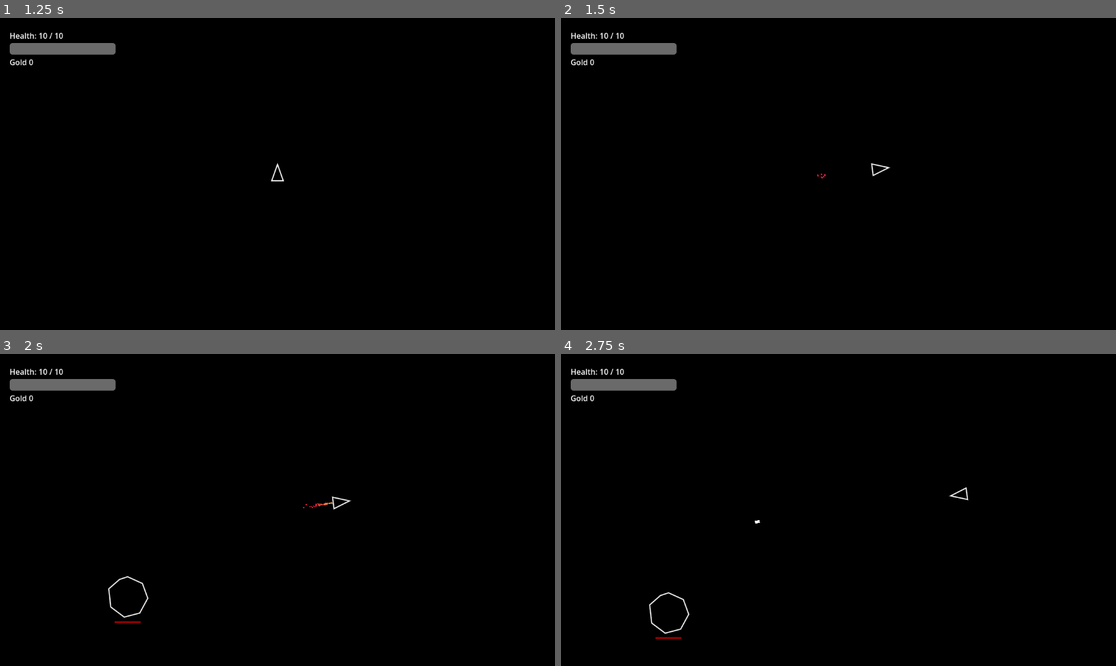
Above: before the commit, frames 1-4 (two rows, left to right).
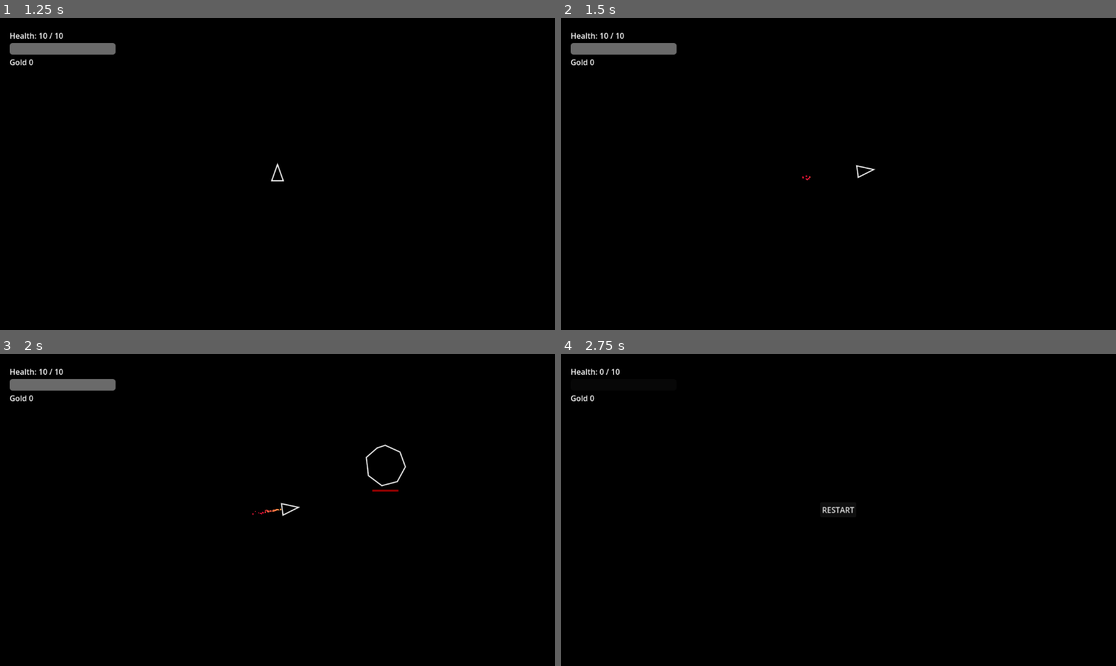
Above: after the commit, the same moments.

Repository: Jarmahent/RogueInvader
Game: Godot game, scene res://main.tscn
Two runs of this game, one before a commit and one after it. Both use one fixed random seed, a clock stepped at 60 frames per second and the inputs below.
Inputs (mouse positions are in pixels of both pictures, inside the frame that each line leads up to):
- Up to frame 1 (1.25 s): click "Start" at 0.5 s
- Up to frame 2 (1.5 s): tap Enter at 1.25 s; move the mouse to (960, 158) at 1.27 s; hold W (thrust) from 1.28 s (still down); tap Space (dash) at 1.35 s
- Up to frame 3 (2 s): keep holding W (thrust)
- Up to frame 4 (2.75 s): move the mouse to (727, 525) at 2.02 s; release W (thrust) at 2.03 s; click (727, 525) at 2.1 s

Frame 1 is identical in both runs. In frame 2, 0.1% of the frame differs, in the area x 43-60%, y 46-53%; in frame 3, 0.5%; in frame 4, 1.1%, in the area x 1-74%, y 4-92%.

Commit message:
Implemented fixed camera on player

Diff:
--- a/entities/asteroid/asteroid.gd
+++ b/entities/asteroid/asteroid.gd
@@ -9,19 +9,21 @@
 
 # _ready() recalculates max_health from size_multiplier for each asteroid.
 @export_range(0, 100) var gold_drop_chance: int = 100
-@export var gold_reward: int = 3
+@export var gold_reward: int = 1
 @export var max_health: int = 30
 @export var min_drift_speed: float = 40.0
 @export var max_drift_speed: float = 300.0
 @export var size_multiplier: float = 2.0
 @export var damage_per_speed: float = 0.1
 @export var minimum_contact_damage: int = 5
+@export var offscreen_despawn_delay: float = 5.0
+
 
 @onready var health_bar: ProgressBar = $HealthBar
 @onready var explosion: CPUParticles2D = $Explosion
 
 var health: int
-
+var time_offscreen: float = 0.0
 
 func _ready() -> void:
 	# Rigid bodies need contact monitoring to emit body_entered.
@@ -57,21 +59,6 @@
 		30.0 * size_multiplier + 8.0
 	)
 
-# Wrap position through the physics state so the rigid body reappears at
-# the opposite edge while keeping its rotation and velocity.
-func _integrate_forces(state: PhysicsDirectBodyState2D) -> void:
-	var screen_size := get_viewport_rect().size
-	var wrapped_transform := state.transform
-	wrapped_transform.origin.x = wrapf(
-		wrapped_transform.origin.x, 0.0, screen_size.x
-	)
-
-	wrapped_transform.origin.y = wrapf(
-		wrapped_transform.origin.y, 0.0, screen_size.y
-	)
-
-	state.transform = wrapped_transform
-
 # Apply contact damage to a character body that can take damage. The ship
 # also checks its slide collisions and uses a brief window to reject repeat hits.
 func _on_body_entered(body: Node) -> void:
@@ -97,6 +84,21 @@
 		points[index] *= size_multiplier
 
 	draw_polyline(points, Color.WHITE, 2.0, true)
+
+func _physics_process(delta: float) -> void:
+	var screen_to_world := get_canvas_transform().affine_inverse()
+	var visible_rect: Rect2 = screen_to_world * get_viewport_rect()
+
+	var asteroid_radius := 30.0 * size_multiplier
+	var visibility_bound := visible_rect.grow(asteroid_radius)
+
+	if visibility_bound.has_point(global_position):
+		time_offscreen = 0.0
+	else:
+		time_offscreen += delta
+
+		if time_offscreen >= offscreen_despawn_delay:
+			queue_free()
 
 
 func _play_explosion() -> void:
--- a/entities/player/player.gd
+++ b/entities/player/player.gd
@@ -37,13 +37,14 @@
 var damage_protection_remaining = 0.0
 
 func _ready() -> void:
+
 	health = max_health
 
 	# Treat all collision surfaces as walls, with no floor.
 	motion_mode = CharacterBody2D.MOTION_MODE_FLOATING
 
 	# Start in the middle of the game window.
-	position = get_viewport_rect().size / 2.0
+	position = Vector2.ZERO
 
 # Draw the triangle in local coordinates. Negative Y is the ship's nose.
 func _draw() -> void:
@@ -117,10 +118,7 @@
 		if dash_time_left == 0.0:
 			velocity = pre_dash_velocity
 
-	# Wrap each axis so the ship reappears on the opposite edge.
-	var screen_size := get_viewport_rect().size
-	position.x = wrapf(position.x, 0.0, screen_size.x)
-	position.y = wrapf(position.y, 0.0, screen_size.y)
+
 
 	# Holding fire repeats shots at the configured interval.
 	fire_cooldown = maxf(fire_cooldown - delta, 0.0)
--- a/entities/player/player.tscn
+++ b/entities/player/player.tscn
@@ -33,3 +33,7 @@
 scale_amount_min = 2.0
 scale_amount_max = 3.0
 color_ramp = SubResource("Gradient_c3vuw")
+
+[node name="Camera2D" type="Camera2D" parent="." unique_id=1685383406]
+limit_smoothed = true
+position_smoothing_enabled = true
--- a/levels/arena/game.gd
+++ b/levels/arena/game.gd
@@ -18,7 +18,7 @@
 
 var gold: int = 0
 var asteroids_destroyed: int = 0
-var stage_targets: Array[int] = [15, 30, 45, 100, 150]
+var stage_targets: Array[int] = [5, 30, 45, 100, 150]
 var stage_index: int = 0
 var stage_kills: int = 0
 var stage_active: bool = true
@@ -111,6 +111,11 @@
 		]
 	)
 
+func get_camera_world_rect() -> Rect2:
+	var screen_to_world := get_canvas_transform().affine_inverse()
+	return screen_to_world * get_viewport_rect()
+
+
 
 func _on_market_continue_requested() -> void:
 	if stage_index + 1 >= stage_targets.size():
@@ -131,28 +136,46 @@
 
 # Choose a point in the opposite screen quadrant based on the ship's position.
 func spawn_asteroid() -> void:
-	var screen_size := get_viewport_rect().size
-	var ship_position: Vector2 = $Ship.position
+	var ship := get_node_or_null("Ship")
+	if ship == null or ship.is_queued_for_deletion():
+		return
 
-	var spawn_position := Vector2(
-		screen_size.x * 0.75 if ship_position.x < screen_size.x * 0.5
-		else screen_size.x * 0.25,
-		screen_size.y * 0.75 if ship_position.y < screen_size.y * 0.5
-		else screen_size.y * 0.25
+	var size_multiplier := randf_range(0.5, 2.0)
+	var asteroid_radius := 30.0 * size_multiplier
+
+	var spawn_rect := get_camera_world_rect().grow(
+		-asteroid_radius - 20.0
 	)
 
+	if spawn_rect.size.x <= 0.0 or spawn_rect.size.y <= 0.0:
+		return
 
-	# Set the size before add_child() runs the asteroid's _ready(), which uses
-	# the size to calculate its collision radius and starting health.
+	var spawn_position := Vector2.ZERO
+	var found_position := false
+
+	for attempt in range(20):
+		var candidate := Vector2(
+			randf_range(spawn_rect.position.x, spawn_rect.end.x),
+			randf_range(spawn_rect.position.y, spawn_rect.end.y)
+		)
+
+		if candidate.distance_to(ship.global_position) >= (
+			180.0 + asteroid_radius
+		):
+			spawn_position = candidate
+			found_position = true
+			break
+
+	if not found_position:
+		return
+
 	var asteroid = asteroid_scene.instantiate()
-	asteroid.size_multiplier = randf_range(0.5, 2.0)
-	asteroid.position = spawn_position
-	# Put the asteroid on layer 2 and let it collide with layers 1 and 2.
-	# The group lets the spawner count asteroids and the ship identify them.
+	asteroid.size_multiplier = size_multiplier
+
+	asteroid.position = to_local(spawn_position)
 	asteroid.collision_layer = 2
 	asteroid.collision_mask = 3
 	asteroid.add_to_group("asteroids")
-
 
 	asteroid.gold_awarded.connect(_on_gold_awarded)
 	asteroid.destroyed.connect(_on_asteroid_destroyed)
